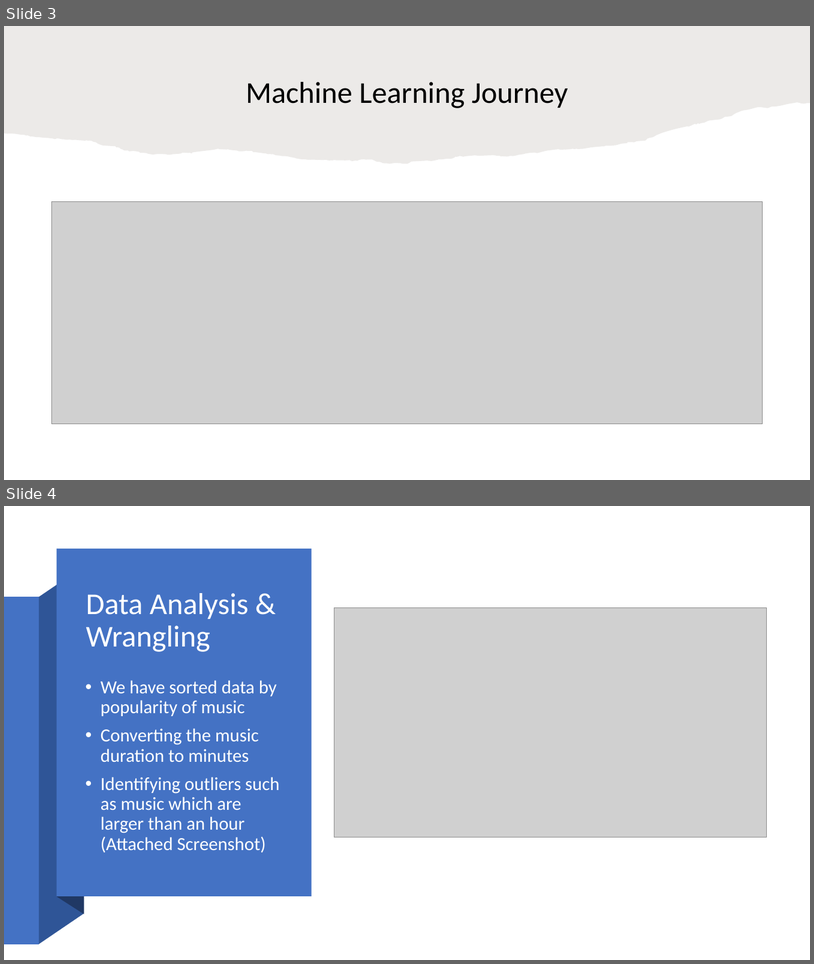
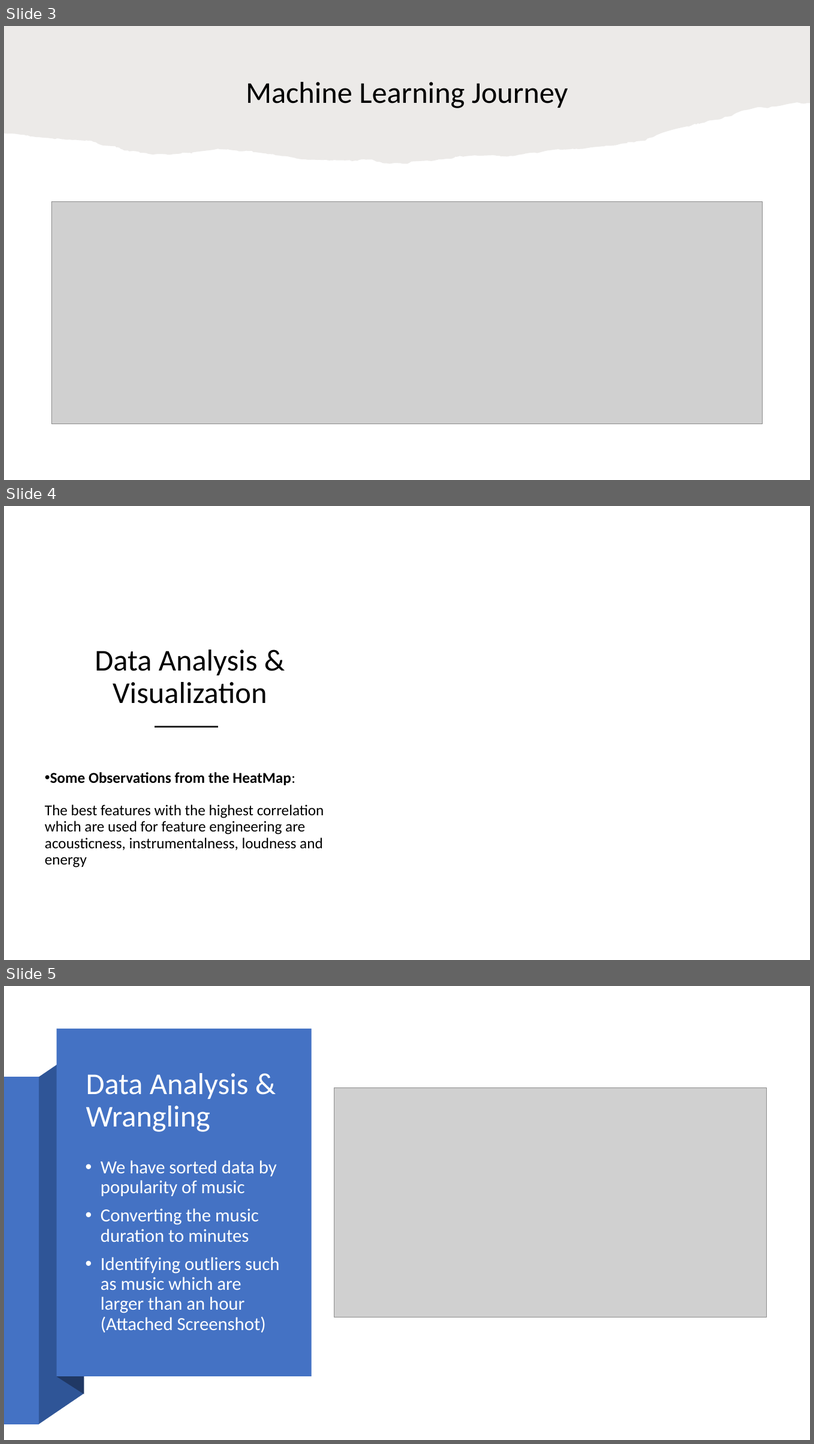
Before and after one commit to adityamulik/INFO-6105---Data-Science-Engineering-And-Tools, a slide deck: Final_Project/INFO6105 - Final Project.pptx. Shown one above the other, each under a label of ours: slides 3 and 4 before the commit, slides 3, 4 and 5 after it. The pictures are 814x964 and 814x1444 pixels, drawn with LibreOffice and Linux fonts; fonts in the diff are those of the drawing; grey boxes stand for pictures; background and template pictures are left out. Boxes give left, top, right and bottom in pixels: in the first picture for what was removed or moved away, otherwise in the second. Text is boxed around its words. In the diff, an @@ line names an element or a change of style, - is before the commit and + after.

```diff
--- a/Final_Project/INFO6105 - Final Project.pptx
+++ b/Final_Project/INFO6105 - Final Project.pptx
@@ slide 4 added at [4, 506, 810, 960], background picture (left out) @@
@@ freeform shape added at [4, 572, 402, 960], fill #FFFFFF at 75% opacity @@
@@ title added at [95, 649, 267, 703], 36 pt, text #000000 @@
+Data Analysis & Visualization
@@ line added from (155, 727) to (217, 727), #262626 2 pt @@
@@ text added at [45, 772, 324, 867], 18 pt, text #000000 @@
+• Some Observations from the HeatMap:
+  The best features with the highest correlation which are used for feature engineering are acousticness, instrumentalness, loudness and energy
@@ what was slide 4 is now slide 5 @@
```
Also in this commit, not shown: 1 slide changed, 1 other slide added, 1 other file.
